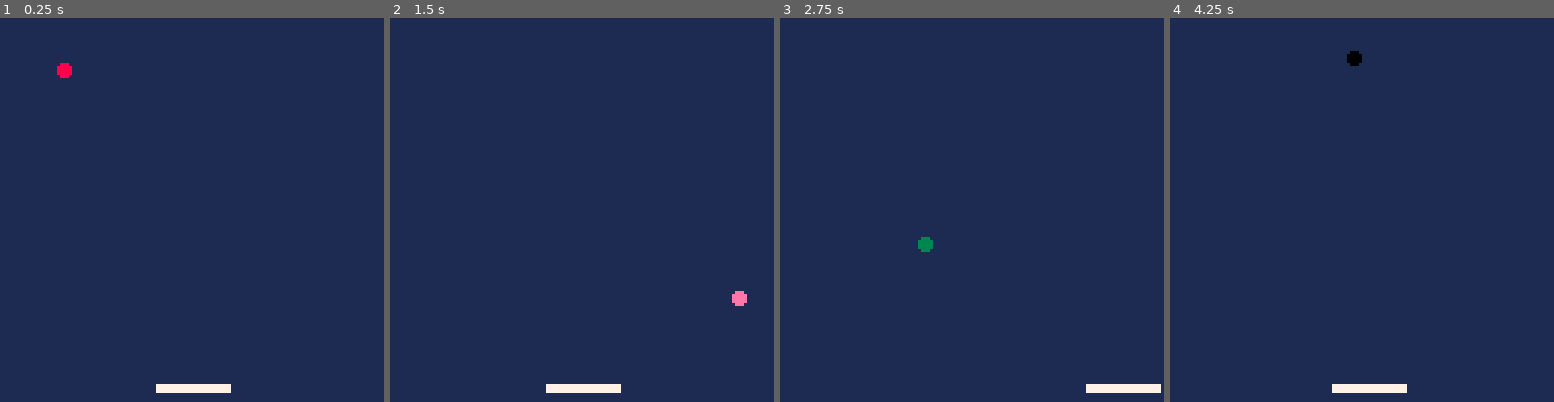
Above: before the commit, frames 1-4 (left to right).
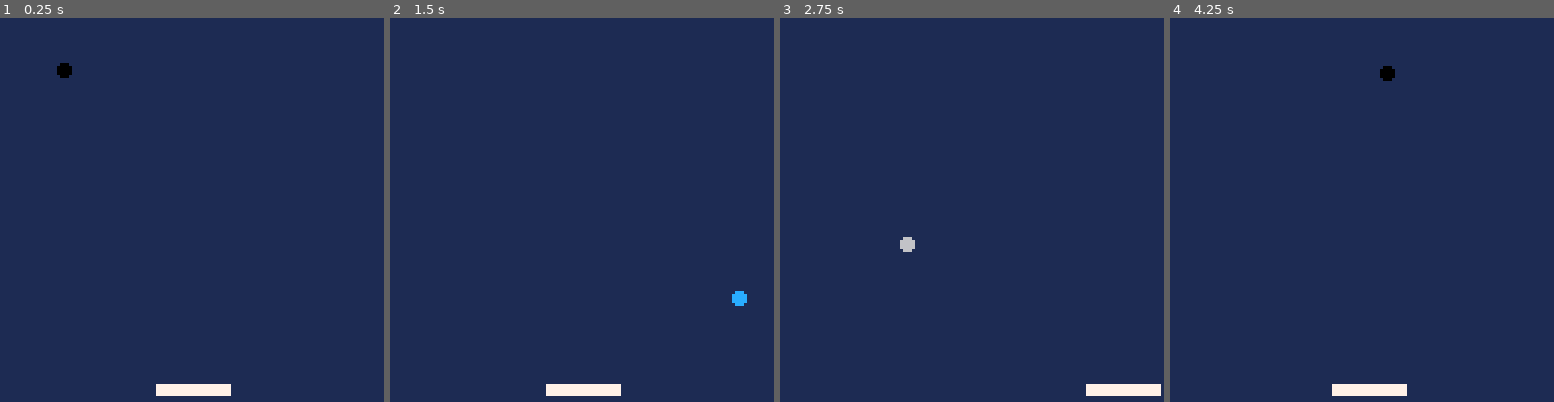
Above: after the commit, the same moments.

Repository: MrKyomoto/pico8-projets
Game: PICO-8 cartridge breakout/breakout.p8
Two runs of this game, one before a commit and one after it. Both use one fixed random seed, a clock stepped at 60 frames per second and the inputs below.
Inputs:
- Up to frame 1 (0.25 s): no input
- Up to frame 2 (1.5 s): no input
- Up to frame 3 (2.75 s): hold Right 1.6-2.1 s; hold Right from 2.47 s (still down)
- Up to frame 4 (4.25 s): release Right at 3.03 s; hold Left 3.08-3.58 s; hold Right from 4.02 s (still down)

The runs differ from the first frame. In frame 1, 0.3% of the frame differs, in the area x 14-61%, y 11-99%; in frame 2, 0.3%; in frame 3, 0.4%, in the area x 31-100%, y 57-99%; in frame 4, 0.4%.

Commit message:
src: fix bug of check collision dir

Diff:
--- a/breakout/breakout.p8
+++ b/breakout/breakout.p8
@@ -17,13 +17,15 @@
 	pad_x = 52
 	pad_y = 122
 	pad_w = 24
-	pad_h = 2
+	pad_h = 3
 	pad_speed_x = 0
 	pad_col = 7
 end
 
 function _update()
 	local btn_pressed = false
+	local next_x, next_y
+
 	if btn(0) then
 		-- left
 		pad_speed_x = -5
@@ -47,27 +49,46 @@
 		pad_x = 126 - pad_w
 	end
 
-	ball_x += ball_speed_x
-	ball_y += ball_speed_y
+	next_x = ball_x + ball_speed_x
+	next_y = ball_y + ball_speed_y
 	ball_col += 1
 
-	if ball_x > 126 or ball_x < 1 then
+	if next_x + ball_r > 127 then
 		ball_speed_x = -ball_speed_x
 		sfx(1)
+		next_x = 127 - ball_r
+	elseif next_x - ball_r < 0 then
+		ball_speed_x = -ball_speed_x
+		sfx(1)
+		next_x = ball_r
 	end
 
-	if ball_y > 126 or ball_y < 1 then
+	if next_y + ball_r > 127 then
 		ball_speed_y = -ball_speed_y
 		sfx(1)
+		next_y = 127 - ball_r
+	elseif next_y - ball_r < 0 then
+		ball_speed_y = -ball_speed_y
+		sfx(1)
+		next_y = ball_r
 	end
 
 	pad_col = 7
 	-- check paddle collision
-	if is_ball_collide(pad_x, pad_y, pad_w, pad_h) then
+	if is_ball_collide(next_x, next_y,pad_x, pad_y, pad_w, pad_h) then
 		pad_col = 8
-		ball_speed_y = -ball_speed_y
+		-- find out the collision direction
+		if find_collision_direction(ball_x,ball_y,ball_speed_x,ball_speed_y,pad_x,pad_y,pad_w,pad_h) then
+			ball_speed_x = -ball_speed_x
+		else
+			ball_speed_y = -ball_speed_y
+		end
 		sfx(0)
 	end
+
+	ball_x = next_x
+	ball_y = next_y
+	ball_col += 1
 end
 
 function _draw()
@@ -76,7 +97,7 @@
 	circfill(ball_x, ball_y, ball_r, ball_col)
 end
 
-function is_ball_collide(box_x, box_y, box_w, box_h)
+function is_ball_collide(ball_x, ball_y, box_x, box_y, box_w, box_h)
 	if ball_y - ball_r > box_y + box_h then
 		return false
 	end
@@ -93,6 +114,69 @@
 	return true
 end
 
+function find_collision_direction(bx, by, bdx, bdy, tx, ty, tw, th)
+    -- 修正1：加入球半径，用球边缘代替球心计算
+    local ball_edge_x = bx + (bdx > 0 and ball_r or -ball_r)
+    local ball_edge_y = by + (bdy > 0 and ball_r or -ball_r)
+    bx = ball_edge_x
+    by = ball_edge_y
+
+    if bdx == 0 then
+        return false
+    elseif bdy == 0 then
+        return true
+    else
+        local slope = bdy / bdx
+        local cx, cy
+        if slope > 0 and bdx > 0 then
+            cx = tx - bx
+            cy = ty - by
+            if cx <= 0 then
+                return false
+            -- 修正2：判定条件取反
+            elseif cy / cx > slope then
+                return true
+            else
+                return false
+            end
+        elseif slope < 0 and bdx > 0 then
+            cx = tx - bx
+            cy = ty + th - by
+            if cx <= 0 then
+                return false
+            -- 修正2：判定条件取反
+            elseif cy / cx > slope then
+                return true
+            else
+                return false
+            end
+        elseif slope > 0 and bdx < 0 then
+            cx = tx + tw - bx
+            cy = ty + th - by
+            if cx >= 0 then
+                return false
+            -- 修正2：判定条件取反
+            elseif cy / cx < slope then
+                return true
+            else
+                return false
+            end
+        else
+            cx = tx + tw - bx
+            cy = ty - by
+            if cx >= 0 then
+                return false
+            -- 修正2：判定条件取反
+            elseif cy / cx > slope then
+                return true
+            else
+                return false
+            end
+        end
+    end
+    return false
+end
+
 __gfx__
 00000000000666600000000000000000000000000000000000000000000000000000000000000000000000000000000000000000000000000000000000000000
 00000000006606660000000000000000000000000000000000000000000000000000000000000000000000000000000000000000000000000000000000000000
